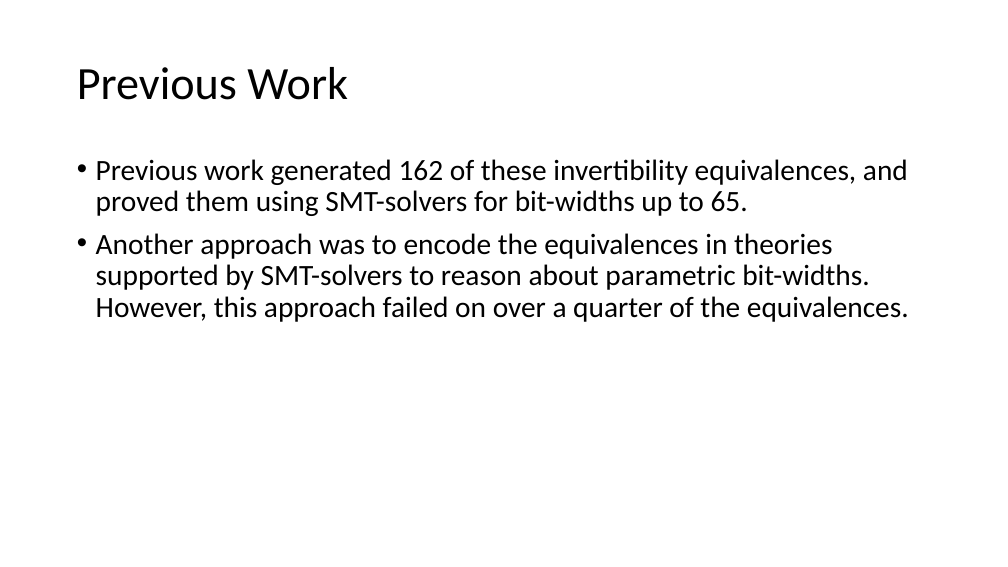
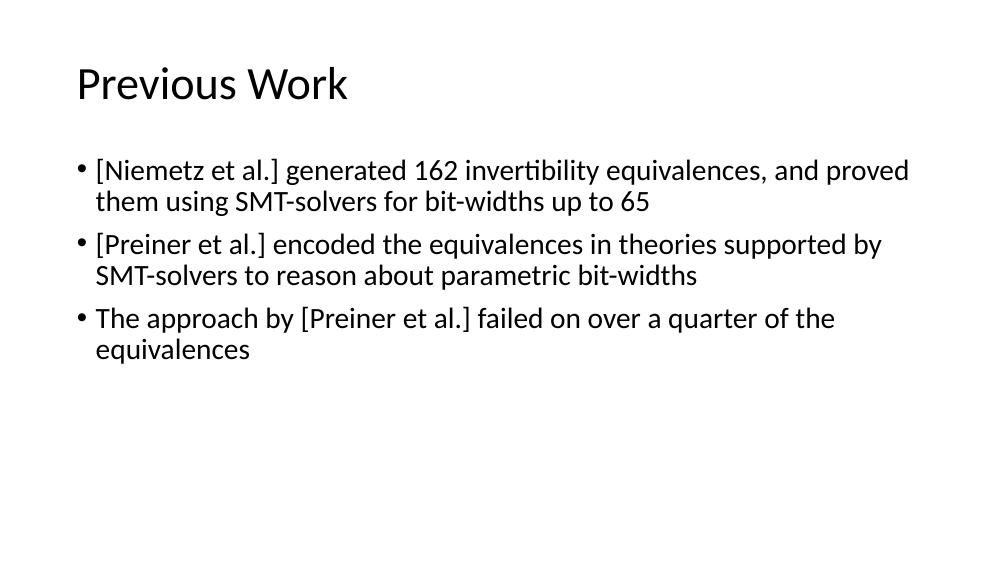
Before and after one commit to arjunvish/pxtp2019presentation, a slide deck: slide 7 of Presentation.pptx (slide 6 before the commit). Drawn at 1008x567 pixels with LibreOffice and Linux fonts; fonts in the diff are those of the drawing. Boxes give left, top, right and bottom in pixels: in the first picture for what was removed or moved away, otherwise in the second. Text is boxed around its words. In the diff, an @@ line names an element or a change of style, - is before the commit and + after.

Commit message:
Changes using feedback from Cesare and Yoni

```diff
--- a/Presentation.pptx
+++ b/Presentation.pptx
@@ text at <box>96,158,910,364</box>: text changed @@
-• Previous work generated 162 of these invertibility equivalences, and proved them using SMT-solvers for bit-widths up to 65.
-• Another approach was to encode the equivalences in theories supported by SMT-solvers to reason about parametric bit-widths. However, this approach failed on over a quarter of the equivalences.
+• [Niemetz et al.] generated 162 invertibility equivalences, and proved them using SMT-solvers for bit-widths up to 65
+• [Preiner et al.] encoded the equivalences in theories supported by SMT-solvers to reason about parametric bit-widths
+• The approach by [Preiner et al.] failed on over a quarter of the equivalences
```
Also in this commit, not shown: 10 other slides changed, 1 slide added, 1 slide removed.
